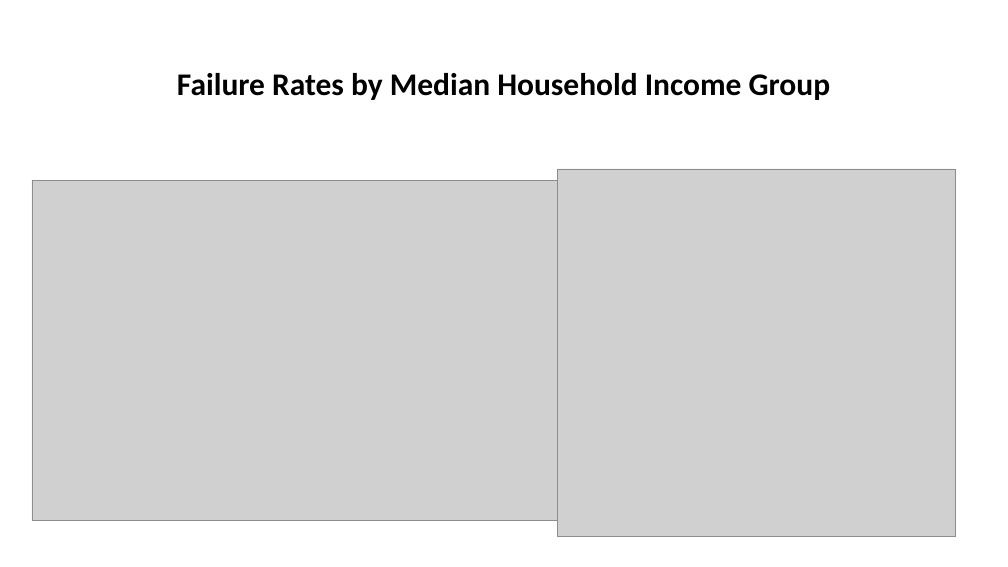
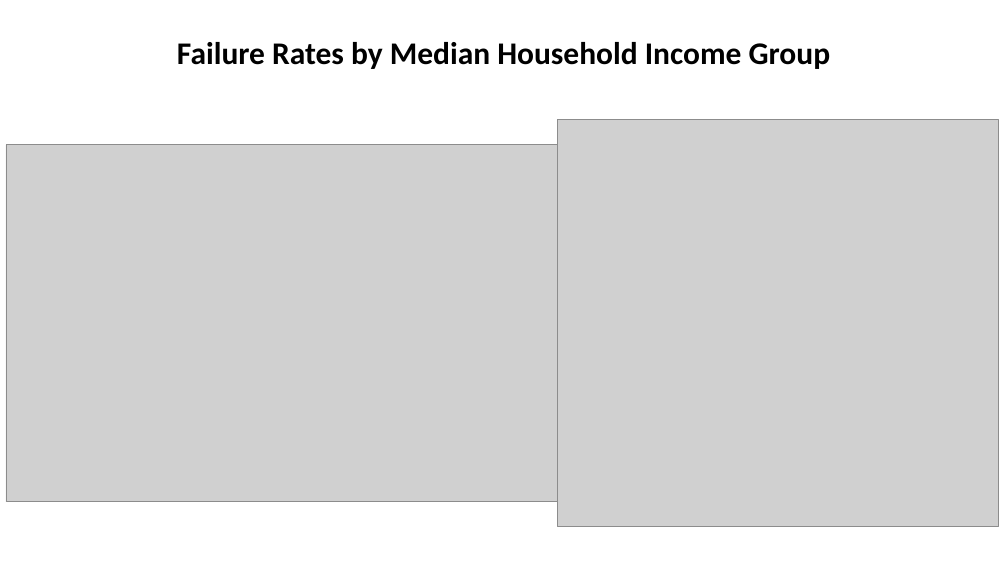
Before and after one commit to jstremme/DATA512-Research, a slide deck: slide 5 of final_project/data512_final_project_presentation.pptx. Drawn at 1008x567 pixels with LibreOffice and Linux fonts; fonts in the diff are those of the drawing; grey boxes stand for pictures. Boxes give left, top, right and bottom in pixels: in the first picture for what was removed or moved away, otherwise in the second. Text is boxed around its words. In the diff, an @@ line names an element or a change of style, - is before the commit and + after.

```diff
--- a/final_project/data512_final_project_presentation.pptx
+++ b/final_project/data512_final_project_presentation.pptx
@@ title "Failure Rates by Median Household ...": place and size @@
-title "Failure Rates by Median Household ..." at box(177, 73, 831, 100)
+title "Failure Rates by Median Household ..." at box(177, 42, 831, 69)
@@ picture: place and size @@
-picture at box(32, 181, 558, 521)
+picture at box(6, 145, 558, 502)
@@ picture: place and size @@
-picture at box(558, 169, 956, 536)
+picture at box(558, 120, 999, 527)
```
Also in this commit, not shown: 4 other slides changed, 4 slides added, 3 slides removed.
